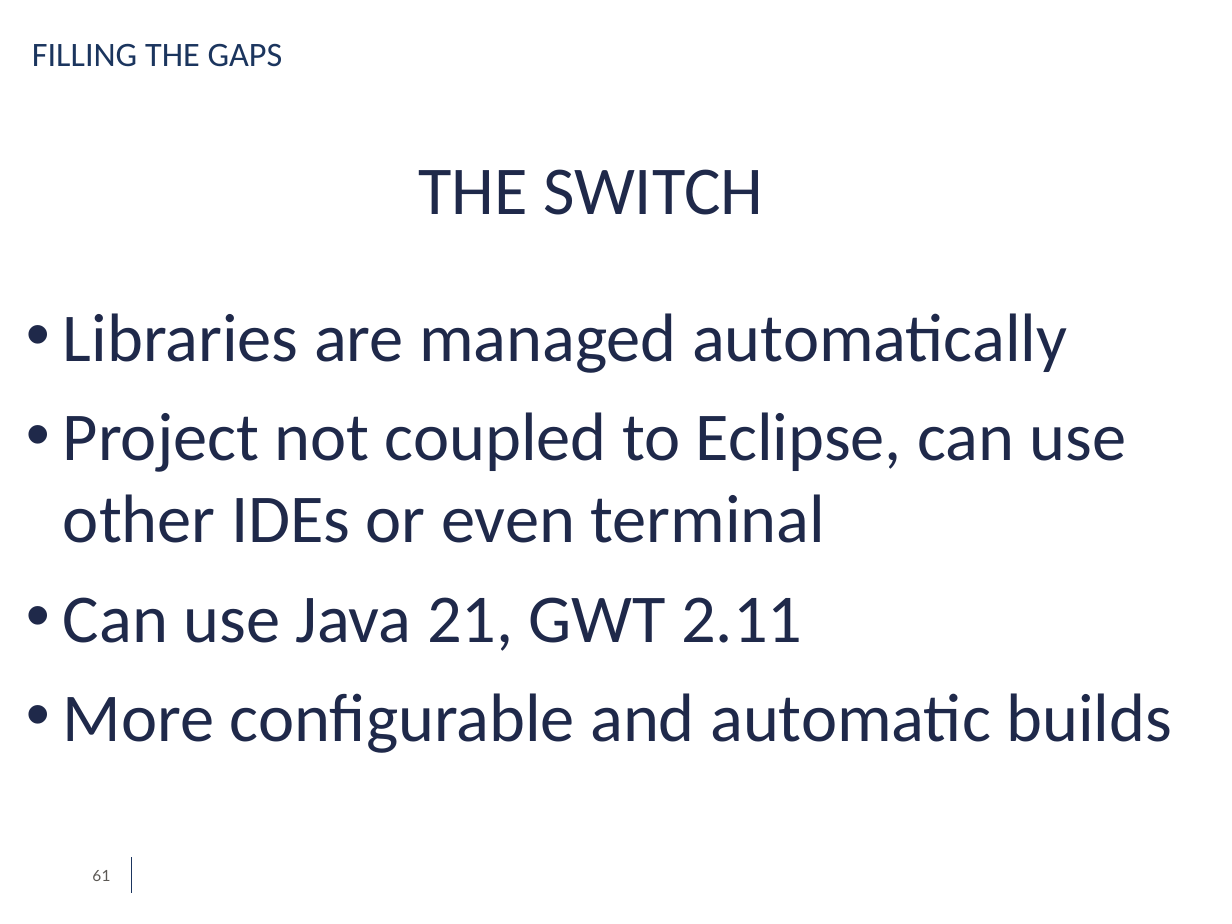
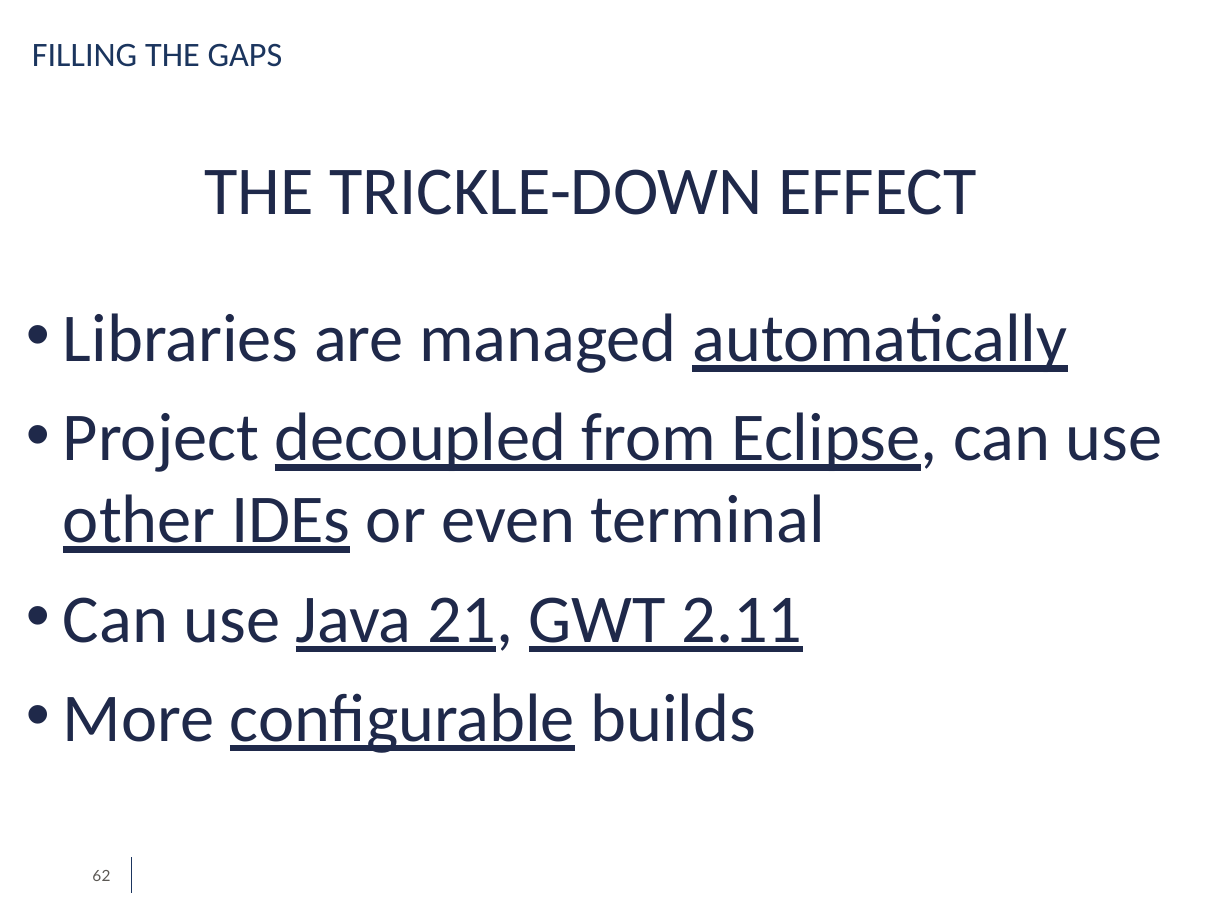
Before and after one commit to simdeistud/bachelors-thesis, a slide deck: slide 62 of SlidesDeiana4_3 -ABRIDGED.pptx (slide 61 before the commit). Drawn at 1232x924 pixels with LibreOffice and Linux fonts; fonts in the diff are those of the drawing; background and template pictures are left out. Boxes give left, top, right and bottom in pixels: in the first picture for what was removed or moved away, otherwise in the second. Text is boxed around its words. In the diff, an @@ line names an element or a change of style, - is before the commit and + after.

```diff
--- a/SlidesDeiana4_3 -ABRIDGED.pptx
+++ b/SlidesDeiana4_3 -ABRIDGED.pptx
@@ text at box(204, 169, 977, 215): text changed @@
-THE SWITCH
+THE TRICKLE-DOWN EFFECT
@@ text at box(63, 313, 1067, 652): underline on in "automatically", "Java 21, GWT 2.11" @@
@@ text at box(63, 412, 1163, 553): text changed @@
-• Project not coupled to Eclipse, can use other IDEs or even terminal
+• Project decoupled from Eclipse, can use other IDEs or even terminal
@@ text at box(63, 693, 756, 753): text changed @@
-• More configurable and automatic builds
+• More configurable builds
@@ page number at box(92, 870, 110, 881): text changed @@
-61
+62
```
Also in this commit, not shown: 9 other slides changed, 1 slide added, 1 other file.
